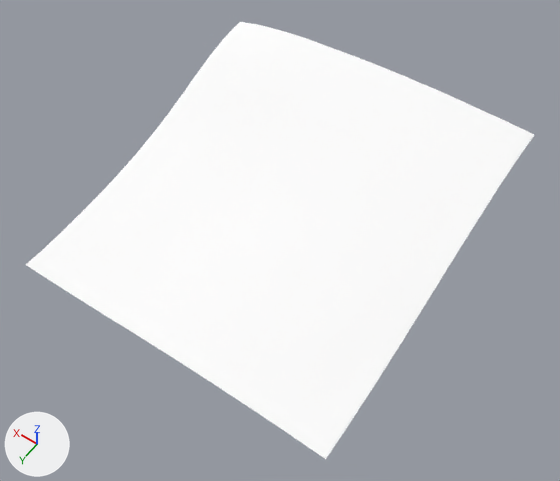
The glTF model games/yorimichi/assets/belmonte/meshes/SM_BM_BT_Terrain_1_6.glb as it was, and as the next commit left it.
Both versions are drawn from a 50 mm lens placed at (-851.0, 1353.0, 466.0), pointed at (-656.0, 1080.0, 37.0). Every picture has the same lights, and +X, +Y and +Z are marked at lower left. The picture after the commit comes second.

Objects in the first picture: 'SM_BM_BT_Terrain_1_6'.
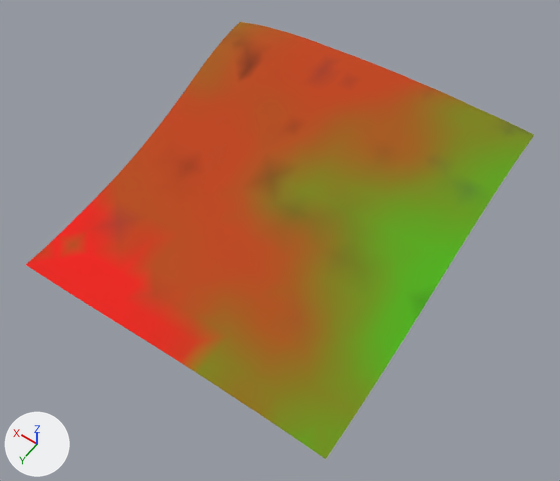
Boxes (x1, y1, x2, y2) around the edits, measured in the pictures (560 x 481 px):
part 1 of me_sm_bt_terrain_1_6, recoloured (white to orange)
    both: (26, 28, 422, 374)
part 2 of me_sm_bt_terrain_1_6, recoloured (white to brown)
    both: (192, 22, 452, 374)
part 3 of me_sm_bt_terrain_1_6, recoloured (white to yellow)
    both: (199, 97, 534, 428)
part 4 of me_sm_bt_terrain_1_6, recoloured (white to green)
    both: (281, 135, 534, 459)

The edits, one by one:
me_sm_bt_terrain_1_6 has 517 vertices, 944 faces and spans x -768.0..-512.0, y 936.0..1192.0, z 19.0..91.0.
me_sm_bt_terrain_1_6 is used by ob_sm_bm_bt_terrain_1_6; location (0.0, 0.0, 0.0).
me_sm_bt_terrain_1_6 part 1: 435 faces centred in x -678.0..-515.0, y 938.0..1186.0, z 19.0..90.0 are repainted in the vertex colours; the middle colour goes from white #ffffff to orange #bd4100.
me_sm_bt_terrain_1_6 part 2: 235 faces centred in x -715.0..-515.0, y 938.0..1181.0, z 30.0..91.0 are repainted in the vertex colours; the middle colour goes from white #ffffff to brown #a75600.
me_sm_bt_terrain_1_6 part 3: 155 faces centred in x -763.0..-630.0, y 938.0..1186.0, z 30.0..90.0 are repainted in the vertex colours; the middle colour goes from white #ffffff to yellow #837a00.
me_sm_bt_terrain_1_6 part 4: 119 faces centred in x -766.0..-699.0, y 941.0..1186.0, z 31.0..89.0 are repainted in the vertex colours; the middle colour goes from white #ffffff to green #679600.
